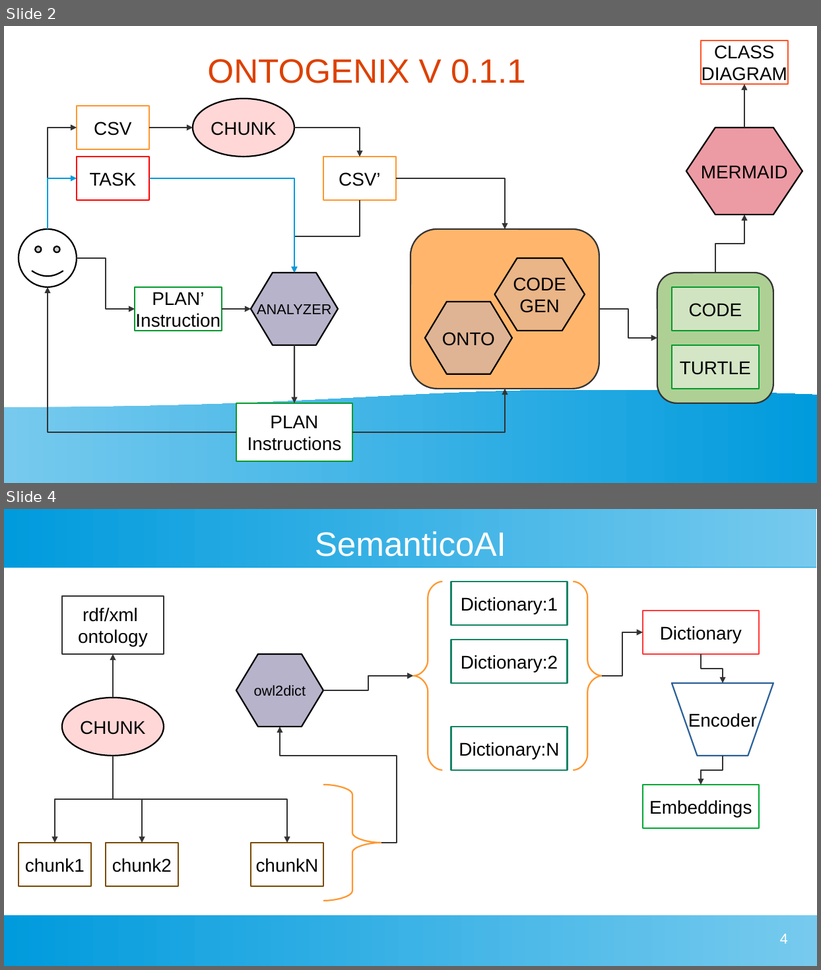
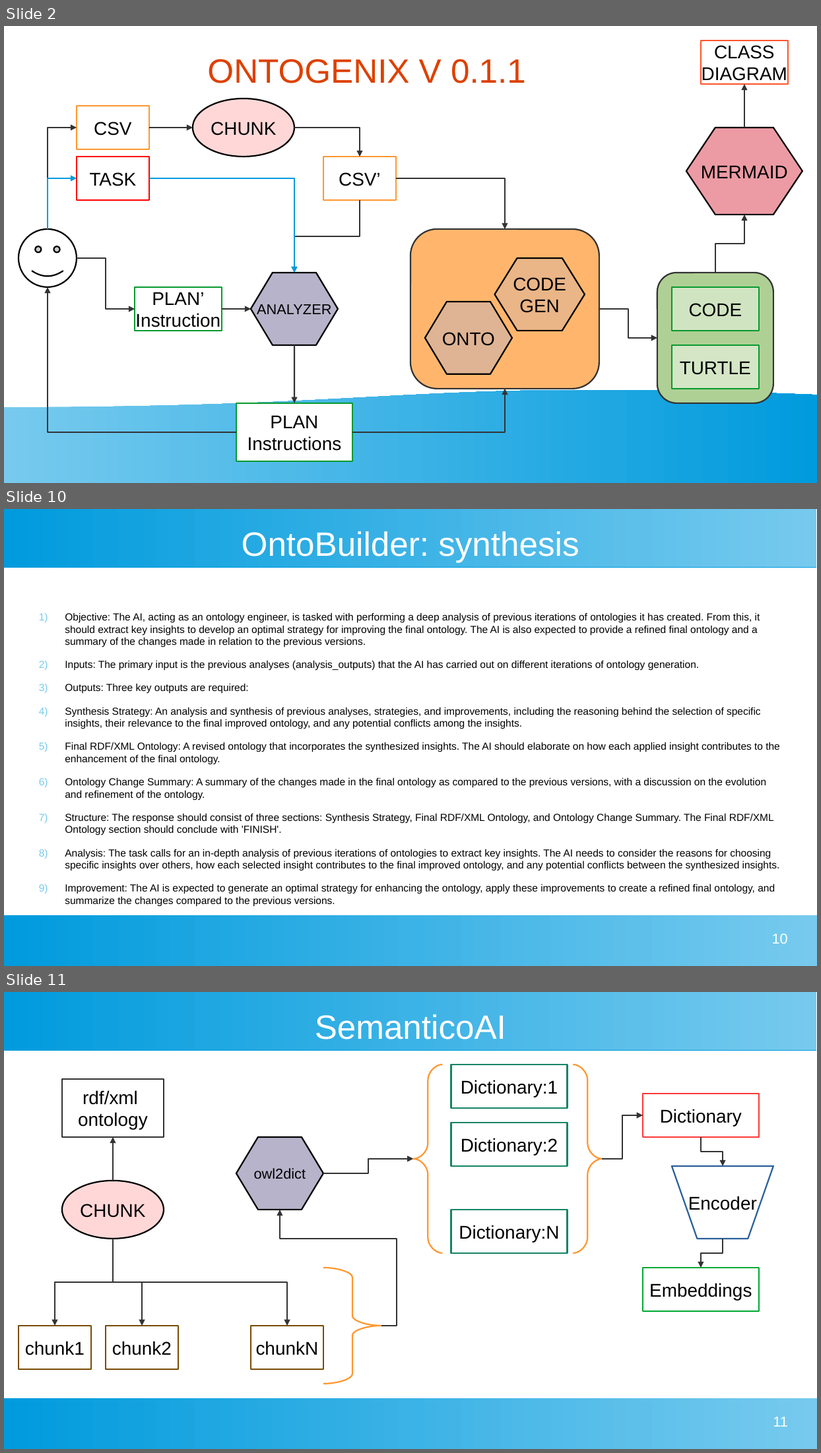
Before and after one commit to tecnomod-um/OntoGenix, a slide deck: IDEAS.odp. Shown one above the other, each under a label of ours: slides 2 and 4 before the commit, slides 2, 10 and 11 after it; the slides between them are not shown. The pictures are 821x970 and 821x1453 pixels, drawn with LibreOffice and Linux fonts; fonts in the diff are those of the drawing. Boxes give left, top, right and bottom in pixels: in the first picture for what was removed or moved away, otherwise in the second. Text is boxed around its words. In the diff, an @@ line names an element or a change of style, - is before the commit and + after.

```diff
--- a/IDEAS.odp
+++ b/IDEAS.odp
@@ slide 10 added at (4,509,817,966), background #FFFFFF; not listed: 2 template elements that a slide beside it also shows @@
@@ title added at (242,531,579,562), 33 pt, text #FFFFFF @@
+OntoBuilder: synthesis
@@ text added at (65,613,780,906), 10 pt, text #000000 @@
+1) Objective: The AI, acting as an ontology engineer, is tasked with performing a deep analysis of previous iterations of ontologies it has created. From this, it should extract key insights to develop an optimal strategy for improving the final ontology. The AI is also expected to provide a refined final ontology and a summary of the changes made in relation to the previous versions.
+2) Inputs: The primary input is the previous analyses (analysis_outputs) that the AI has carried out on different iterations of ontology generation.
+3) Outputs: Three key outputs are required:
+4) Synthesis Strategy: An analysis and synthesis of previous analyses, strategies, and improvements, including the reasoning behind the selection of specific insights, their relevance to the final improved ontology, and any potential conflicts among the insights.
+5) Final RDF/XML Ontology: A revised ontology that incorporates the synthesized insights. The AI should elaborate on how each applied insight contributes to the enhancement of the final ontology.
+6) Ontology Change Summary: A summary of the changes made in the final ontology as compared to the previous versions, with a discussion on the evolution and refinement of the ontology.
+7) Structure: The response should consist of three sections: Synthesis Strategy, Final RDF/XML Ontology, and Ontology Change Summary. The Final RDF/XML Ontology section should conclude with 'FINISH'.
+8) Analysis: The task calls for an in-depth analysis of previous iterations of ontologies to extract key insights. The AI needs to consider the reasons for choosing specific insights over others, how each selected insight contributes to the final improved ontology, and any potential conflicts between the synthesized insights.
+9) Improvement: The AI is expected to generate an optimal strategy for enhancing the ontology, apply these improvements to create a refined final ontology, and summarize the changes compared to the previous versions.
@@ page number added at (772,934,788,944), 14 pt, text #FFFFFF @@
+10
@@ what was slide 4 is now slide 11 @@
@@ page number at (773,1417,788,1427): text changed @@
-4
+11
```
Also in this commit, not shown: 1 slide changed, 6 other slides added, 3 other files.
